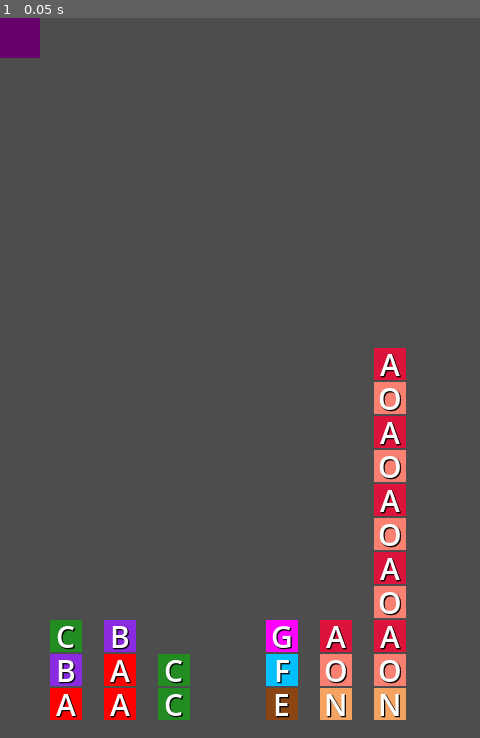
Above: before the commit, frame 1.
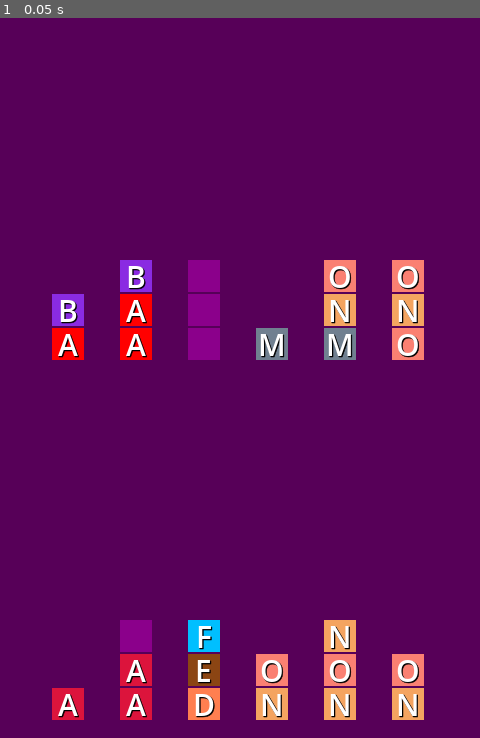
Above: after the commit, the same moment.

Repository: leguims/godot-color-sort-for-anna
Game: Godot game, scene res://Scenes/Plateau/plateau.tscn
The game is run twice, just before and just after one commit, with the same random seed, the same clock (stepped at 60 frames per second) and the same inputs. This scene is started directly instead of the project's main scene.
Inputs:
- Up to frame 1 (0.05 s): no input

The runs differ from the first frame. In frame 1, 99% of the frame differs, in the area x 0-100%, y 0-100%.

Commit message:
Ajout du jeton 'vide'
Largeur/Hauteur pour le jeton et la pile.
Couleur de fond du plateau
disposition des piles sur le plateau sur 1 ou 2 lignes.

Diff:
--- a/Scenes/Jeton/jeton.gd
+++ b/Scenes/Jeton/jeton.gd
@@ -2,23 +2,24 @@
 
 class_name Jeton
 
-var jetons = [
-	['A', Color('RED')],
-	['B', Color('BLUE_VIOLET')],
-	['C', Color('FOREST_GREEN')],
-	['D', Color('CORAL')],
-	['E', Color('SADDLE_BROWN')],
-	['F', Color('DEEP_SKY_BLUE')],
-	['G', Color('MAGENTA')],
-	['H', Color('TOMATO')],
-	['I', Color('BLUE')],
+var jetons = {
+	0: ['A', Color('RED')],
+	1: ['B', Color('BLUE_VIOLET')],
+	3: ['C', Color('FOREST_GREEN')],
+	4: ['D', Color('CORAL')],
+	5: ['E', Color('SADDLE_BROWN')],
+	6: ['F', Color('DEEP_SKY_BLUE')],
+	7: ['G', Color('MAGENTA')],
+	8: ['H', Color('TOMATO')],
+	9: ['I', Color('BLUE')],
 	# ['J', Color('WEB_PURPLE')] # 'J' est hors cadre !
-	['K', Color('VIOLET')],
-	['L', Color('TEAL')],
-	['M', Color('SLATE_GRAY')],
-	['N', Color('SANDY_BROWN')],
-	['O', Color('SALMON')]
-]
+	10: ['K', Color('VIOLET')],
+	11: ['L', Color('TEAL')],
+	12: ['M', Color('SLATE_GRAY')],
+	13: ['N', Color('SANDY_BROWN')],
+	14: ['O', Color('SALMON')],
+	32: [' ', Color('DARK_MAGENTA')] # DARK_VIOLET # DARK_MAGENTA # INDIGO # REBECCA_PURPLE # WEB_PURPLE
+}
 
 @export var indice_jeton = 0
 var couleur
@@ -42,7 +43,7 @@
 	pass
 
 func choisir_jeton(indice : int) -> void:
-	if 0 <= indice and indice < len(jetons):
+	if indice in jetons:
 		indice_jeton = indice
 		nom = jetons[indice_jeton][0]
 		couleur = jetons[indice_jeton][1]
@@ -58,3 +59,6 @@
 
 func hauteur() -> int:
 	return $Carre.size.y
+
+func largeur() -> int:
+	return $Carre.size.x
--- a/Scenes/Pile/pile.gd
+++ b/Scenes/Pile/pile.gd
@@ -47,3 +47,13 @@
 	# Inversion sur Y pour commencer à la base de la pile
 	position_jeton.y = position.y - indice_jeton * (liste_jetons[indice_jeton].hauteur() + 2)
 	return position_jeton
+
+func largeur() -> int:
+	if liste_jetons:
+		return liste_jetons[0].largeur()
+	return 0
+
+func hauteur() -> int:
+	if liste_jetons:
+		return (liste_jetons[0].hauteur() + 2) * len(liste_jetons)
+	return 0
--- a/Scenes/Plateau/plateau.gd
+++ b/Scenes/Plateau/plateau.gd
@@ -12,7 +12,15 @@
 		decoder_pile('ABCG')
 		var plateau = decoder_plateau("ABC.AAB.CC .   ")
 		#creer_un_plateau(plateau)
-		plateau = decoder_plateau("ABC.AAB.CC .   .EFG.MNO.MNONONONONO")
+
+		# Sleep
+		#await get_tree().create_timer(10.0).timeout
+		#effacer_le_plateau()
+
+		plateau = decoder_plateau("ABC.AAB.CC .   .EFG.MNOMNONONONONO")
+		#creer_un_plateau(plateau)
+
+		plateau = decoder_plateau("AB.C.AAB.CC .   .EFG.M.NO.MNO.NON.ONO.NO")
 		creer_un_plateau(plateau)
 		var scr_size = DisplayServer.screen_get_size()
 		var win_size = DisplayServer.window_get_size()
@@ -27,7 +35,7 @@
 func decoder_plateau(plateau_texte : String) -> Array:
 	print("decoder_plateau : ", plateau_texte)
 	var plateau_liste = []
-	plateau_texte = plateau_texte.replace(' ','')
+	#plateau_texte = plateau_texte.replace(' ','')
 	for pile in plateau_texte.split('.'):
 		plateau_liste.append(decoder_pile(pile))
 	print("  decoder_plateau : ", plateau_texte, " => ", plateau_liste)
@@ -39,7 +47,7 @@
 	if not string2int:
 		for i in range(26):
 			string2int[String.chr(65+i)] = i
-		# string2int[String.chr(32)] = 32 # chr(32)=' '
+		string2int[String.chr(32)] = 32 # chr(32)=' '
 	for c in pile_texte:
 		pile_liste.append(string2int[c])
 	print("  decoder_pile : ", pile_texte, " => ", pile_liste)
@@ -57,6 +65,7 @@
 
 		# Créer la pile
 		pile.ajouter_les_jetons(pile_courante)
+		# TODO : Traiter le cas d'une pile invalide.
 
 		# Definir la position de la pile sur le plateau
 		var position_pile = calculer_la_position_de_la_pile(len(piles), len(liste_piles)-1)
@@ -64,11 +73,40 @@
 		pile.choisir_position( position_pile )
 
 func calculer_la_position_de_la_pile(nb_piles : int, indice_pile : int) -> Vector2:
-	var marge_x = 50
 	var marge_y = 50
 	var taille_fenetre_jeu = DisplayServer.window_get_size()
-	var ecart_entre_piles_x = int( (taille_fenetre_jeu.x - 2 * marge_x) / nb_piles )
+	var nb_ecarts = nb_piles + 1 # (nb_piles-1) = ecarts + 2 marges
+	var largeur_pile = liste_piles[0].largeur()
+	var ecart_entre_piles_x = taille_fenetre_jeu.x / nb_ecarts
 	var position_pile : Vector2
-	position_pile.x = marge_x + ecart_entre_piles_x * indice_pile
-	position_pile.y = taille_fenetre_jeu.y - marge_y
+	# 13 piles max par ligne, mais rendu surchargé
+	# 6 piles par ligne = rendu agréable. Correspond à un écart d'une pile vide entre chaque pile.
+	if 2*largeur_pile < ecart_entre_piles_x :
+		position_pile.x = ecart_entre_piles_x * (1 + indice_pile) - 0.5 * largeur_pile
+		position_pile.y = taille_fenetre_jeu.y - marge_y
+		if indice_pile == 0:
+			print("calculer_la_position_de_la_pile : nb_piles = ", nb_piles)
+	else :
+		# Gérer 2 lignes de piles
+		nb_ecarts = int((nb_piles -1) / 2 + 2) # (nb_piles-1)/2 = ecarts + 2 marges
+		ecart_entre_piles_x = taille_fenetre_jeu.x / nb_ecarts
+		if 2*largeur_pile < ecart_entre_piles_x :
+			var indice_pile_2_colonnes = int(indice_pile / 2)
+			position_pile.x = ecart_entre_piles_x * (1 + indice_pile_2_colonnes) - 0.5 * largeur_pile
+			if indice_pile % 2:
+				position_pile.y = taille_fenetre_jeu.y - marge_y
+			else:
+				position_pile.y = (taille_fenetre_jeu.y / 2) - marge_y
+			if indice_pile == 0:
+				print("calculer_la_position_de_la_pile : nb_piles = ", nb_piles)
+		else:
+			if indice_pile == 0:
+				# TODO : Gérer N lignes en fonction de la hauteur de pile !
+				# TODO : Gérer les piles de tailes différentes
+				print("calculer_la_position_de_la_pile : Trop de piles ! nb_piles = ", nb_piles)
+		pass
 	return position_pile
+
+func effacer_le_plateau() -> void:
+	for pile in liste_piles:
+		pile.queue_free()
--- a/Scenes/Plateau/plateau.tscn
+++ b/Scenes/Plateau/plateau.tscn
@@ -7,7 +7,7 @@
 script = ExtResource("1_yvses")
 pile_scene = ExtResource("2_7hnmy")
 
-[node name="fond" type="ColorRect" parent="."]
-offset_right = 40.0
-offset_bottom = 40.0
-color = Color(0.405212, 0.000120134, 0.408483, 1)
+[node name="Fond" type="ColorRect" parent="."]
+offset_right = 480.0
+offset_bottom = 720.0
+color = Color(0.34363, 8.53118e-05, 0.346463, 1)
